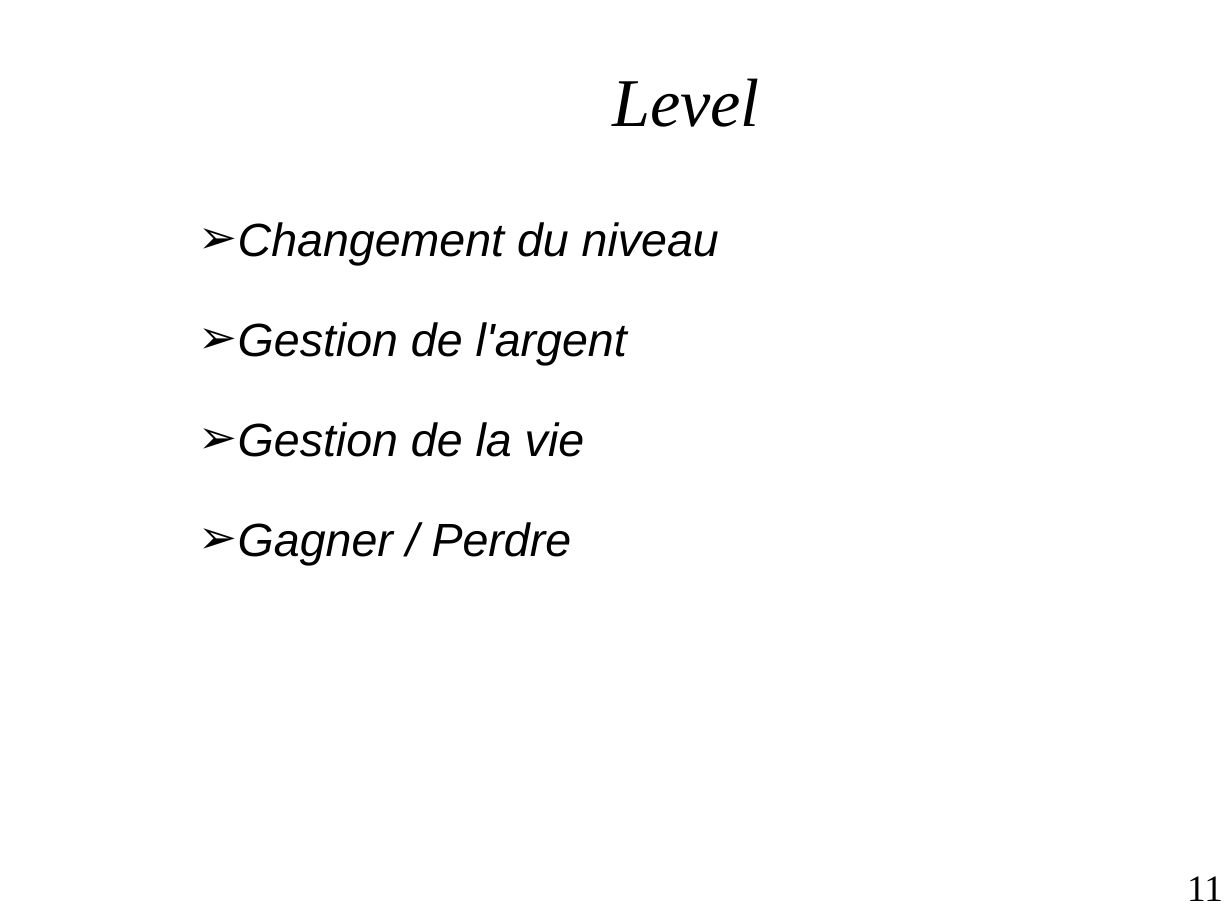
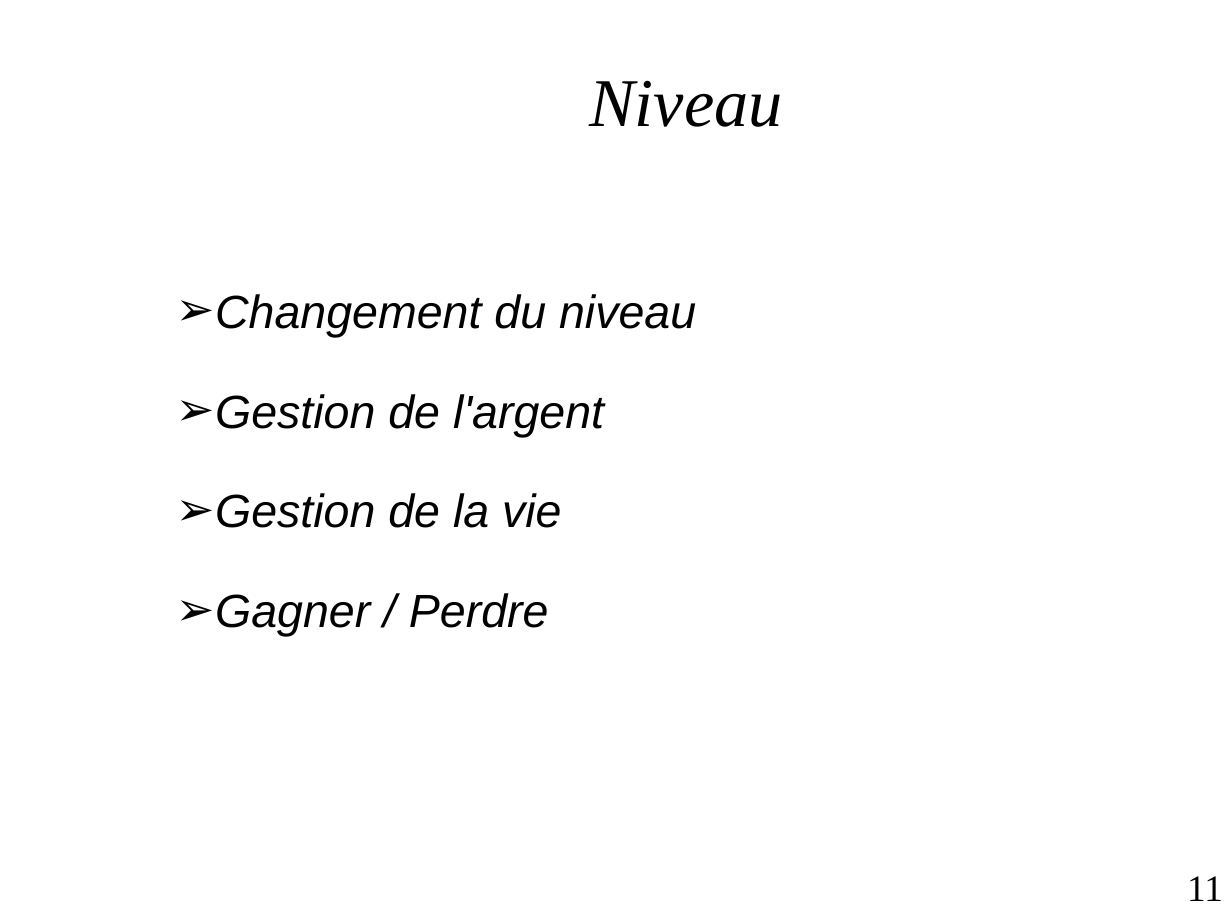
Before and after one commit to Mialus/towerDefense, a slide deck: slide 11 of Orale.odp. Drawn at 1232x924 pixels with LibreOffice and Linux fonts; fonts in the diff are those of the drawing; background and template pictures are left out. Boxes give left, top, right and bottom in pixels: in the first picture for what was removed or moved away, otherwise in the second. Text is boxed around its words. In the diff, an @@ line names an element or a change of style, - is before the commit and + after.

```diff
--- a/Orale.odp
+++ b/Orale.odp
@@ title at [589, 80, 782, 127]: text changed @@
-Level
+Niveau
@@ text "Changement du niveau": place and size @@
-text "Changement du niveau" at [238, 222, 719, 565]
+text "Changement du niveau" at [215, 294, 696, 637]
```
Also in this commit, not shown: 8 other slides changed, 1 slide added, 4 other files.
